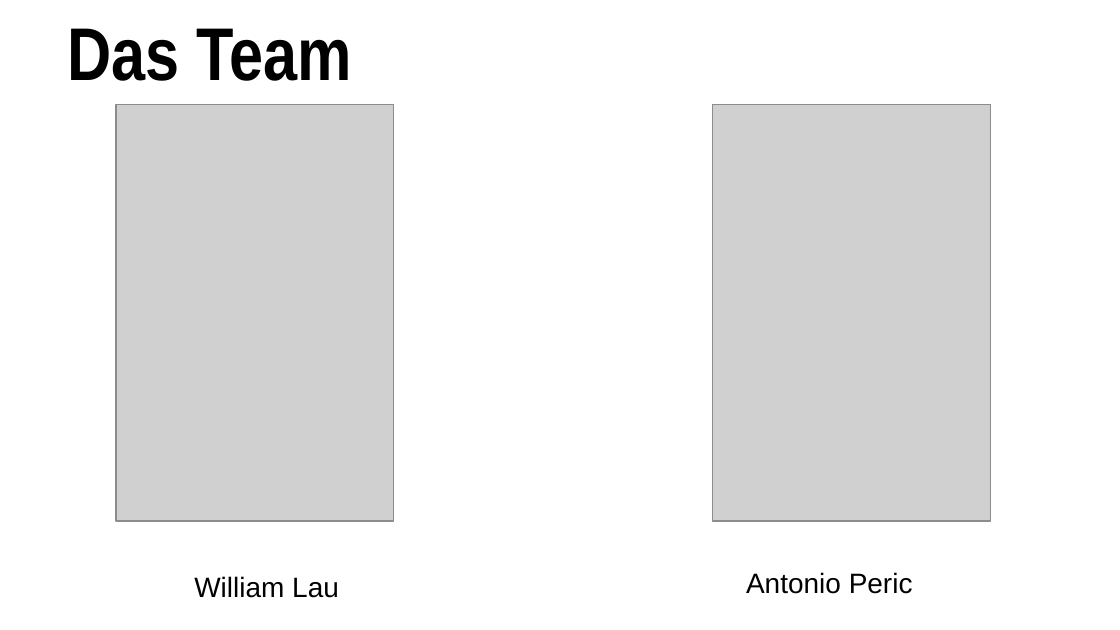
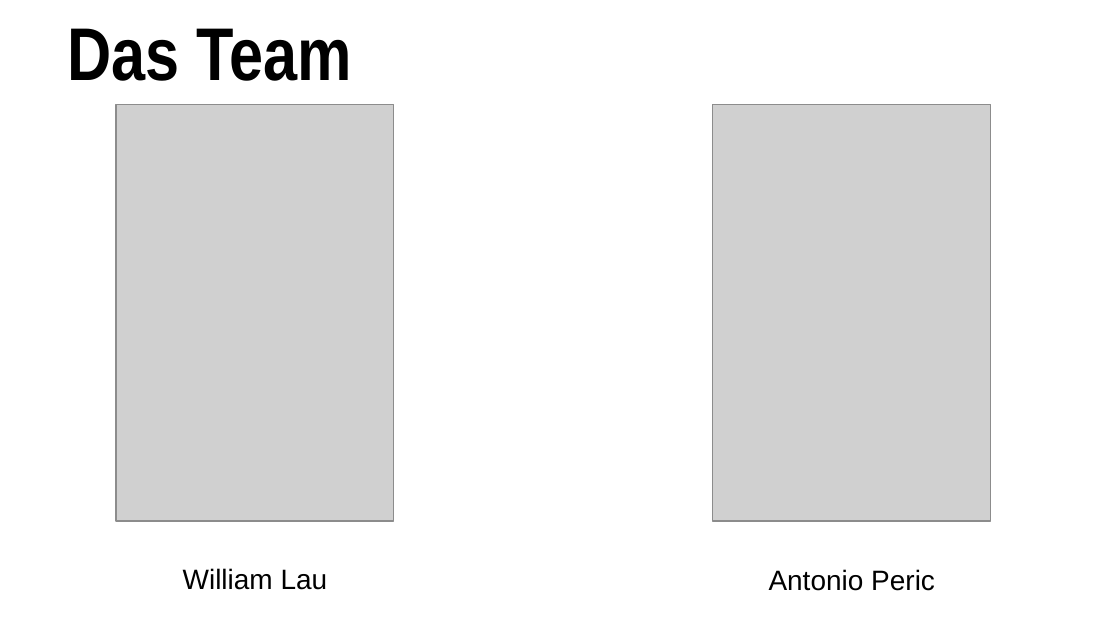
Before and after one commit to Team-Pv-Visualizer/PV-Visualizer, a slide deck: slide 3 of Documents/PVV_Project_Award.pptx. Drawn at 1120x630 pixels with LibreOffice and Linux fonts; fonts in the diff are those of the drawing; grey boxes stand for pictures. Boxes give left, top, right and bottom in pixels: in the first picture for what was removed or moved away, otherwise in the second. Text is boxed around its words. In the diff, an @@ line names an element or a change of style, - is before the commit and + after.

```diff
--- a/Documents/PVV_Project_Award.pptx
+++ b/Documents/PVV_Project_Award.pptx
@@ text "William Lau" at <box>183,568,328,590</box>: alignment left to centre @@
@@ text "William Lau": place and size @@
-text "William Lau" at <box>194,576,339,598</box>
+text "William Lau" at <box>183,568,328,590</box>
@@ text "Antonio Peric": place and size @@
-text "Antonio Peric" at <box>746,572,913,594</box>
+text "Antonio Peric" at <box>769,569,935,591</box>
@@ text "Antonio Peric" at <box>769,569,935,591</box>: alignment left to centre @@
```
Also in this commit, not shown: 4 other slides changed, 11 slides added, 2 slides removed, 1 other file.
